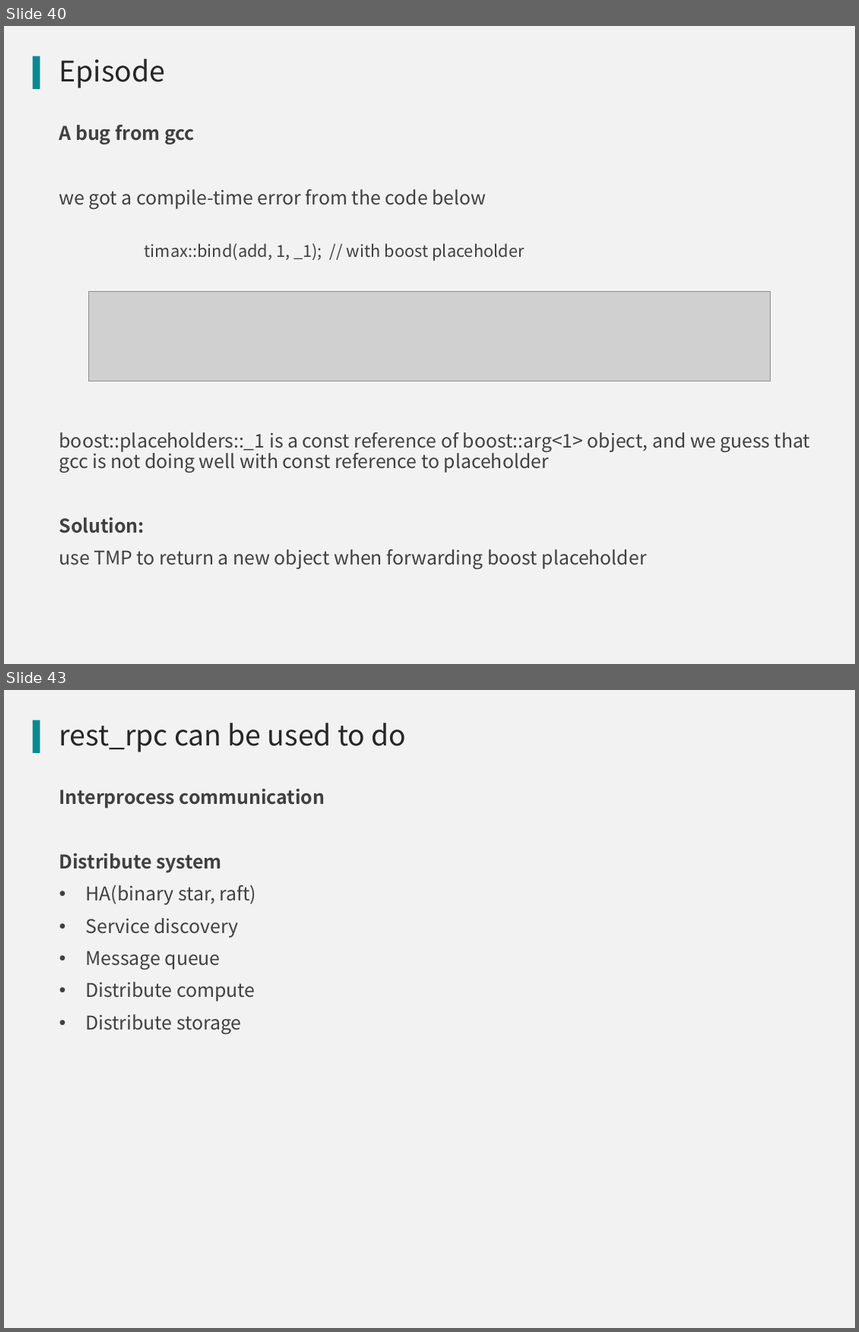
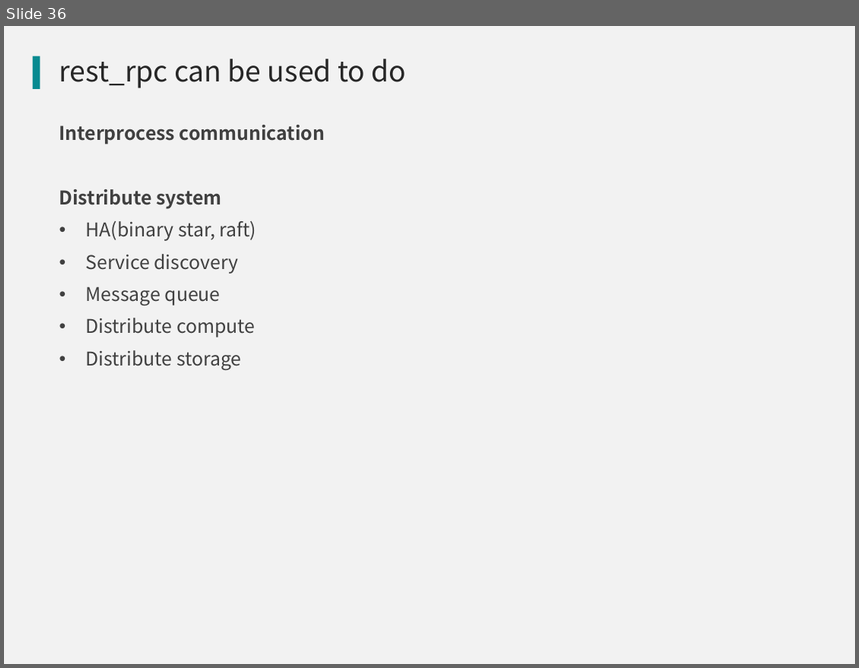
Before and after one commit to qicosmos/cppnow2017-ppt, a slide deck: An easy to use RPC framework implemented by c++11 and c++14.pptx. Shown one above the other, each under a label of ours: slides 40 and 43 before the commit, slide 36 after it; the slides between them are not shown. The pictures are 859x1332 and 859x668 pixels, drawn with LibreOffice and Linux fonts; fonts in the diff are those of the drawing; grey boxes stand for pictures; background and template pictures are left out. Boxes give left, top, right and bottom in pixels: in the first picture for what was removed or moved away, otherwise in the second. Text is boxed around its words. In the diff, an @@ line names an element or a change of style, - is before the commit and + after.

```diff
--- a/An easy to use RPC framework implemented by c++11 and c++14.pptx
+++ b/An easy to use RPC framework implemented by c++11 and c++14.pptx
@@ slide 40 removed at (4,26,855,664), background #F2F2F2; not listed: 1 template element that a slide beside it also shows @@
@@ title removed at (59,59,165,88) @@
-Episode
@@ text removed at (59,125,810,569) @@
-A bug from gcc
-we got a compile-time error from the code below
-timax::bind(add, 1, _1); // with boost placeholder
-boost::placeholders::_1 is a const reference of boost::arg<1> object, and we guess that gcc is not doing well with const reference to placeholder
-Solution:
-use TMP to return a new object when forwarding boost placeholder
@@ picture removed at (89,291,771,381) @@
@@ what was slide 43 is now slide 36 @@
```
Also in this commit, not shown: 13 slides changed, 2 slides added, 8 other slides removed.
